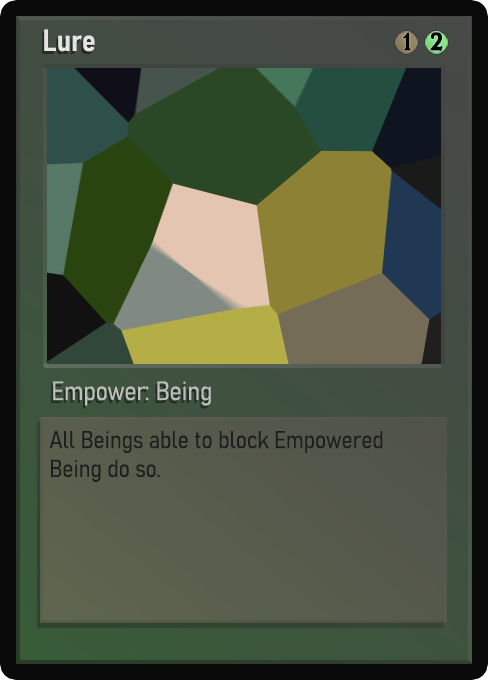
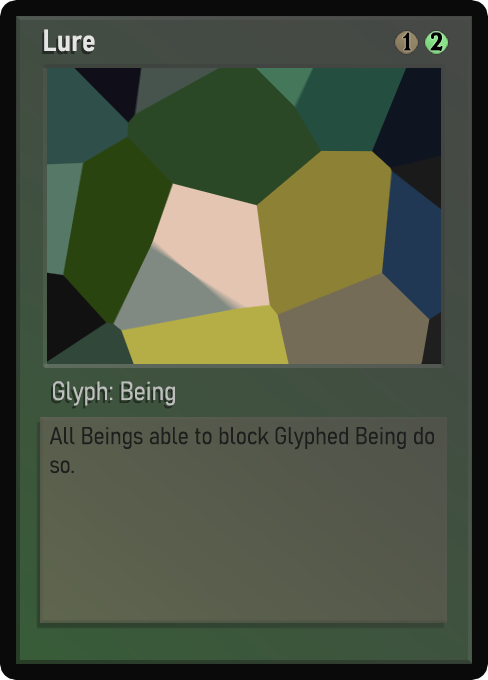
Layer changes from the first 488 x 680 image to the second:
painted on "Class" over [53, 381, 211, 406]
painted on "Desc_norm" over [49, 426, 434, 482]
